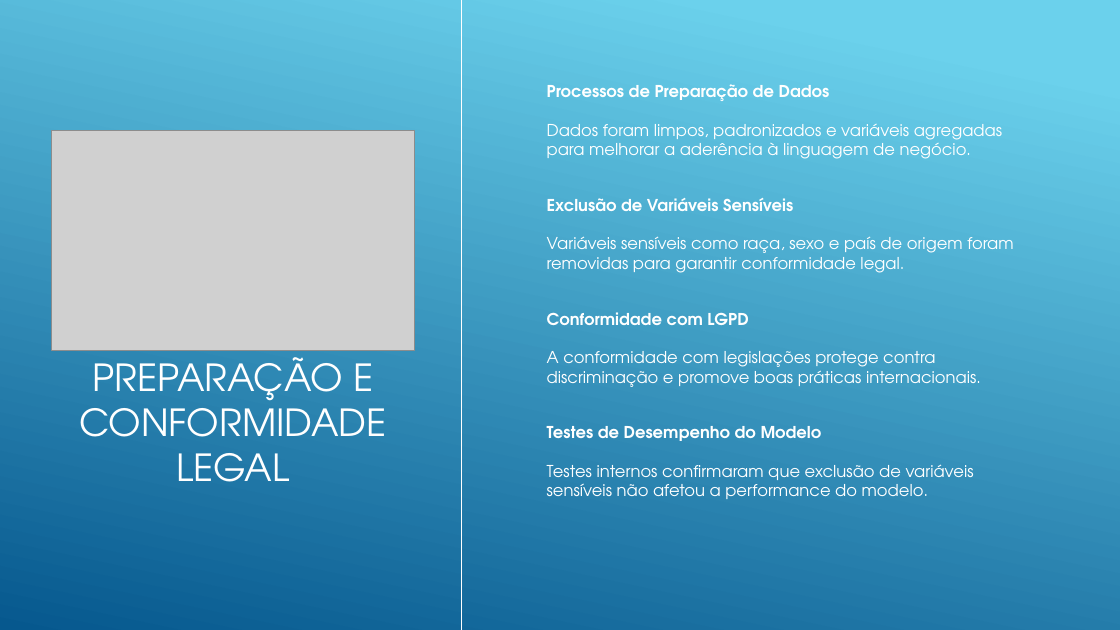
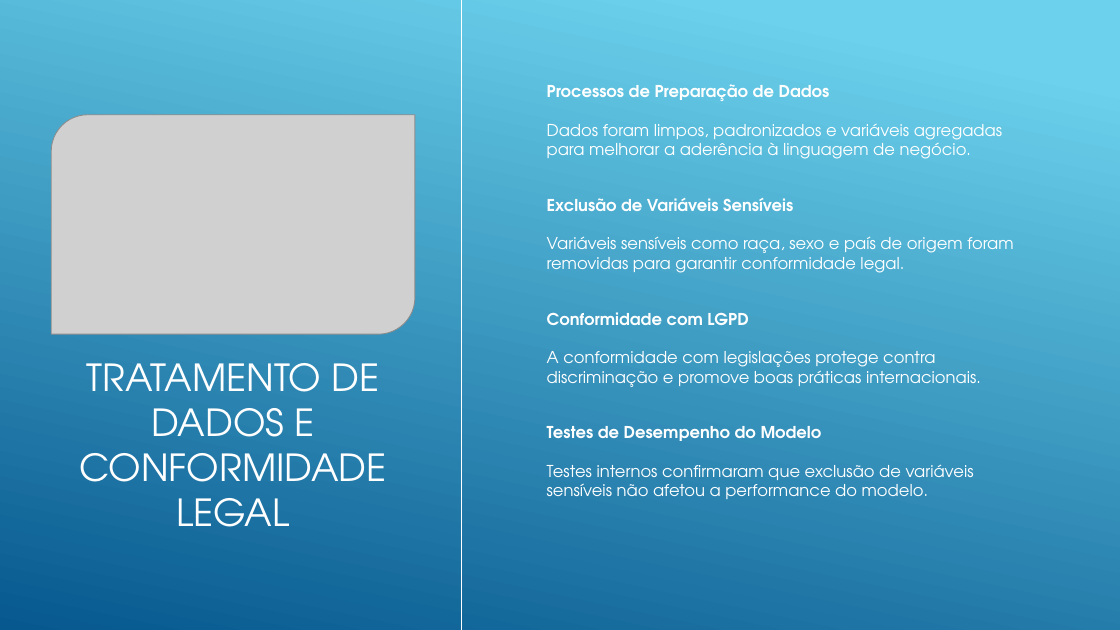
Before and after one commit to lincolngmc/caixaVersoGrupo5Modulo2, a slide deck: slide 5 of segmentacao_clientes_alta_renda.pptx (slide 7 before the commit). Drawn at 1120x630 pixels with LibreOffice and Linux fonts; fonts in the diff are those of the drawing; grey boxes stand for pictures. Boxes give left, top, right and bottom in pixels: in the first picture for what was removed or moved away, otherwise in the second. Text is boxed around its words. In the diff, an @@ line names an element or a change of style, - is before the commit and + after.

```diff
--- a/segmentacao_clientes_alta_renda.pptx
+++ b/segmentacao_clientes_alta_renda.pptx
@@ picture: place and size @@
-picture at [51, 131, 415, 350]
+picture at [51, 115, 415, 334]
@@ title at [79, 363, 387, 527]: text changed @@
-PREPARAÇÃO E CONFORMIDADE LEGAL
+TRATAMENTO DE DADOS E CONFORMIDADE LEGAL
```
Also in this commit, not shown: 3 other slides changed, 4 slides added, 11 slides removed, 1 other file.
